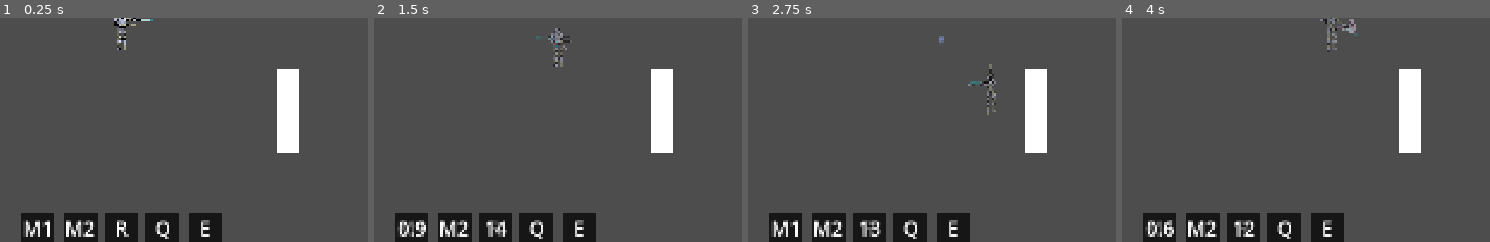
Above: before the commit, frames 1-4 (left to right).
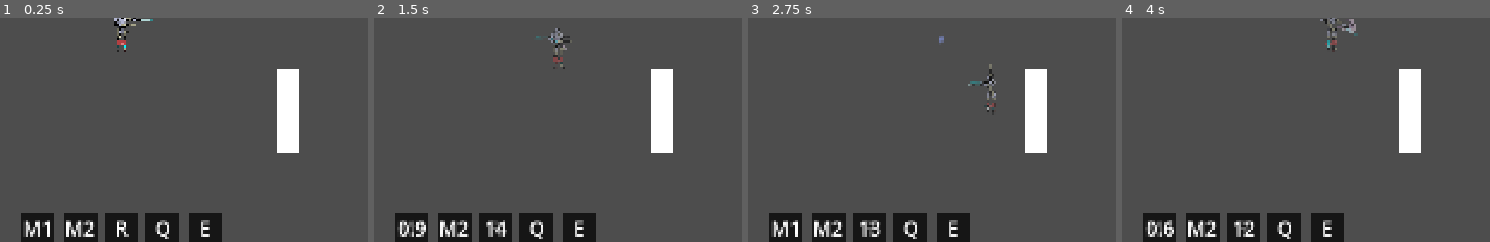
Above: after the commit, the same moments.

Repository: Thechi2000/ogj-2025
Game: Godot game, scene res://nodes/levels/level1/level1.tscn
Same seed, same stepped clock (60 frames per second), same inputs: the game is played once before the commit and once after it. The engine's default icon, where the game draws it, is replaced by a stand-in: a white triangle on a blue panel in a dark square.
Inputs (mouse positions are % of the whole screen's width and height, from its top left):
- Up to frame 1 (0.25 s): no input
- Up to frame 2 (1.5 s): move the mouse to (78, 45) at 0.52 s; hold D (move_right) 0.53-1.28 s; tap R (use_body_module) at 0.6 s; move the mouse to (32, 55) at 1.27 s; hold S (move_down) from 1.28 s (still down); click (32, 55) at 1.35 s
- Up to frame 3 (2.75 s): move the mouse to (65, 28) at 2.02 s; release S (move_down) at 2.03 s; hold D (move_right) from 2.03 s (still down); right-click (65, 28) at 2.1 s
- Up to frame 4 (4 s): move the mouse to (49, 70) at 2.77 s; release D (move_right) at 2.78 s; hold W (move_up) 2.78-3.53 s; tap R (use_body_module) at 2.85 s; move the mouse to (87, 65) at 3.52 s; hold A (move_left) from 3.53 s (still down); click (87, 65) at 3.6 s
The pictures show only the part of the screen within x 38-88%, y 48-98%; the shares and areas given below are measured in that part.

The runs differ from the first frame. In frame 1, 0.1% of the frame differs, in the area x 31-36%, y 4-16%; in frame 2, 0.1%; in frame 3, less than 0.1%; in frame 4, 0.1%, in the area x 55-59%, y 3-16%.

Commit message:
feat: use dash legs

Diff:
--- a/nodes/modules/dash/dash.tscn
+++ b/nodes/modules/dash/dash.tscn
@@ -1,28 +1,27 @@
 [gd_scene load_steps=4 format=3 uid="uid://e5ae2ctqhwgr"]
 
 [ext_resource type="Script" uid="uid://yxvjotr4st4e" path="res://nodes/modules/dash/dash.gd" id="1_uooqy"]
-[ext_resource type="Texture2D" uid="uid://cdc3fvyde8ua" path="res://arts/player/l_leg.png" id="4_f0khi"]
-[ext_resource type="Texture2D" uid="uid://4kdse73g5rmv" path="res://arts/player/r_leg.png" id="5_xsyq8"]
+[ext_resource type="Texture2D" uid="uid://d0j74nxc1udfx" path="res://arts/player/r_dash.png" id="2_wfyya"]
+[ext_resource type="Texture2D" uid="uid://nugeane7ov4l" path="res://arts/player/l_dash.png" id="3_f0khi"]
 
 [node name="Dash" type="Node2D" node_paths=PackedStringArray("leftSprite", "rightSprite")]
 script = ExtResource("1_uooqy")
-leftSprite = NodePath("LLeg")
-rightSprite = NodePath("RLeg")
+leftSprite = NodePath("LDash")
+rightSprite = NodePath("RDash")
 
 [node name="Timer" type="Timer" parent="."]
 wait_time = 0.5
 one_shot = true
 
-[node name="LLeg" type="Sprite2D" parent="."]
-z_index = -1
-scale = Vector2(0.099, 0.099)
-texture = ExtResource("4_f0khi")
-offset = Vector2(-1, 199)
+[node name="RDash" type="Sprite2D" parent="."]
+position = Vector2(1.90735e-06, 0)
+scale = Vector2(0.1, 0.1)
+texture = ExtResource("2_wfyya")
+offset = Vector2(1.52588e-05, 230)
 
-[node name="RLeg" type="Sprite2D" parent="."]
-z_index = 1
-scale = Vector2(0.099, 0.099)
-texture = ExtResource("5_xsyq8")
-offset = Vector2(3, 212.017)
+[node name="LDash" type="Sprite2D" parent="."]
+scale = Vector2(0.1, 0.1)
+texture = ExtResource("3_f0khi")
+offset = Vector2(-10, 230)
 
 [connection signal="timeout" from="Timer" to="." method="_on_timer_timeout"]
